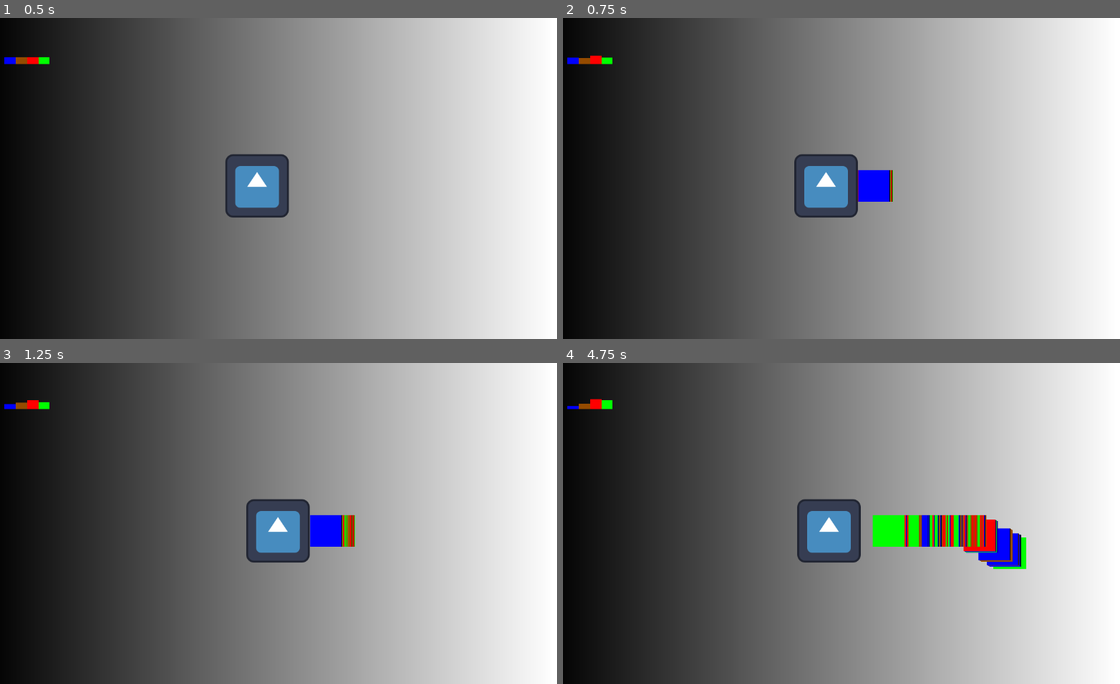
Above: before the commit, frames 1-4 (two rows, left to right).
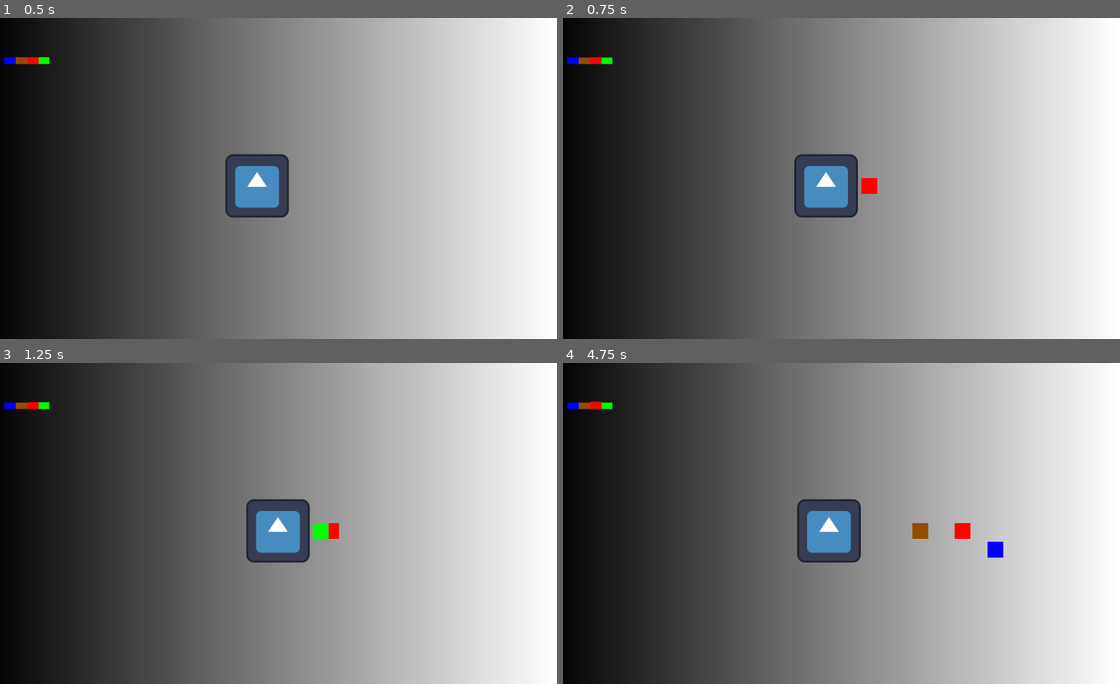
Above: after the commit, the same moments.

Repository: DASchechtman/Mage-Scale-2
Game: Godot game, scene res://Scenes/node_2d.tscn
Two runs of this game, one before a commit and one after it. Both use one fixed random seed, a clock stepped at 60 frames per second and the inputs below. The engine's default icon, where the game draws it, is replaced by a stand-in: a white triangle on a blue panel in a dark square.
Inputs:
- Up to frame 1 (0.5 s): no input
- Up to frame 2 (0.75 s): tap Enter at 0.5 s; hold Right (ui_right) from 0.53 s (still down); hold Space from 0.53 s (still down)
- Up to frame 3 (1.25 s): keep holding Right (ui_right); keep holding Space
- Up to frame 4 (4.75 s): release Right (ui_right) at 1.28 s; release Space at 1.28 s; hold Down (ui_down) 1.28-2.03 s; tap Space at 1.35, 1.52, 1.82, 2.85, 3.02, 3.32, 4.35, 4.52 s; hold Right (ui_right) 2.03-2.78 s; hold Space 2.03-2.78 s; hold Up (ui_up) 2.78-3.53 s; hold Space 3.53-4.28 s; hold Left (ui_left) from 3.53 s (still down)

Frame 1 is identical in both runs. In frame 2, 0.6% of the frame differs, in the area x 2-60%, y 11-58%; in frame 3, 0.8%; in frame 4, 3.0%, in the area x 0-84%, y 11-65%.

Commit message:
just playing around with how OOP works in gdscript

Diff:
--- a/Scenes/node_2d.tscn
+++ b/Scenes/node_2d.tscn
@@ -26,4 +26,8 @@
 texture = ExtResource("2_bcy4n")
 script = ExtResource("2_2fy1k")
 
+[node name="Timer" type="Timer" parent="Icon"]
+wait_time = 0.5
+one_shot = true
+
 [node name="Scale" parent="." instance=ExtResource("4_qwli3")]
--- a/Scripts/Player.gd
+++ b/Scripts/Player.gd
@@ -9,11 +9,14 @@
 @onready var _projectile_air := preload("res://Prefabs/air.tscn")
 @onready var _scale = get_tree().get_root().get_node("Node/Scale")
 
+var timer: Timer
+
 var create_projectile: bool = false
 
 # Called when the node enters the scene tree for the first time.
 func _ready():
 	print(_scale)
+	timer = get_child(0) as Timer
 	pass
 
 func _input(event: InputEvent):
@@ -35,9 +38,12 @@
 func _process(_delta):
 	self.position.x += x_speed
 	self.position.y += y_speed
-	if Input.is_physical_key_pressed(KEY_SPACE):
-		get_parent().AddChild(__Shoot())
+	if Input.is_physical_key_pressed(KEY_SPACE) and timer.is_stopped():
+		__Fire()
+		timer.start()
 
+func __Fire():
+	get_parent().AddChild(__Shoot())
 
 func ___SetSpeed(dir: String, event: InputEvent):
 	if event.is_action_pressed(dir):
@@ -46,9 +52,18 @@
 		return 0
 	return 0
 
-func __Shoot():
+func __CreateProjectile(projectile_inst: Projectile):
+	var projectile := projectile_inst
+	projectile.AlterScale(.5)
+	var projectile_width = projectile.GetWidth() / 2.0
+	var player_width = get_texture().get_width() / 2.0
+	projectile.InitOnLoad(_scale)
+	projectile.SetPositionByCoord(self.position.x + player_width + projectile_width, self.position.y)
+	return projectile
+
+func __Shoot() -> Callable:
 	var projectile_id = (randi() % 4) + 1
-	var projectile_inst: Node
+	var projectile_inst = null
 
 	match(projectile_id):
 		1: projectile_inst = _projectile_earth.instantiate()
@@ -56,11 +71,5 @@
 		3: projectile_inst = _projectile_fire.instantiate()
 		4: projectile_inst = _projectile_air.instantiate()
 
-	return func():
-		var projectile = projectile_inst
-		var projectile_width = projectile.get_texture().get_width() / 2.0
-		var player_width = get_texture().get_width() / 2.0
-		projectile.scale = _scale
-		projectile.position = Vector2(position.x + player_width + projectile_width, position.y)
-		projectile.InitOnLoad()
-		return projectile
+	return func() -> Node:
+		return __CreateProjectile(projectile_inst as Projectile)
--- a/Scripts/projectile.gd
+++ b/Scripts/projectile.gd
@@ -1,10 +1,26 @@
+class_name Projectile
 extends Node
+
+
+static var __inst: Projectile = null
+
+static func GetInstance() -> Projectile:
+	if __inst == null:
+		__inst = Projectile.new()
+	return __inst
+
+class Test:
+	var test1: int = 0
+	var test2: int = 0
 
 @export_group("projectile props")
 
 @export_range(1, 4)
 var speed: int
-@export var scale: Node2D
+
+
+var _magic_scale: Node2D
+var _cur_scale: float = 1.0
 
 # Called when the node enters the scene tree for the first time.
 func _ready():
@@ -17,14 +33,31 @@
 func _on_timeout():
 	queue_free()
 
-func InitOnLoad():
+func InitOnLoad(scale: Node2D):
+	_magic_scale = scale
 	var points = 0
-	for i in range(scale.get_child_count()):
-		var node := scale.get_child(i)
+	for i in range(_magic_scale.get_child_count()):
+		var node := _magic_scale.get_child(i)
 		if node == null or not is_instance_of(node, TextureProgressBar):
 			continue
 
 		if i+1 != speed and node.value > 0:
 			points += 1
 			node.value -= 1
-	scale.get_child(speed-1).value += points
+	_magic_scale.get_child(speed-1).value += points
+
+func AlterScale(num: float):
+	_cur_scale = num
+	self.scale *= num
+
+func SetPosition(pos: Vector2):
+	self.position = pos
+
+func SetPositionByCoord(x: float, y: float):
+	self.position = Vector2(x, y)
+
+func GetWidth() -> float:
+	return self.texture.get_width() * _cur_scale
+
+func GetHeight() -> float:
+	return self.texture.get_height() * _cur_scale
